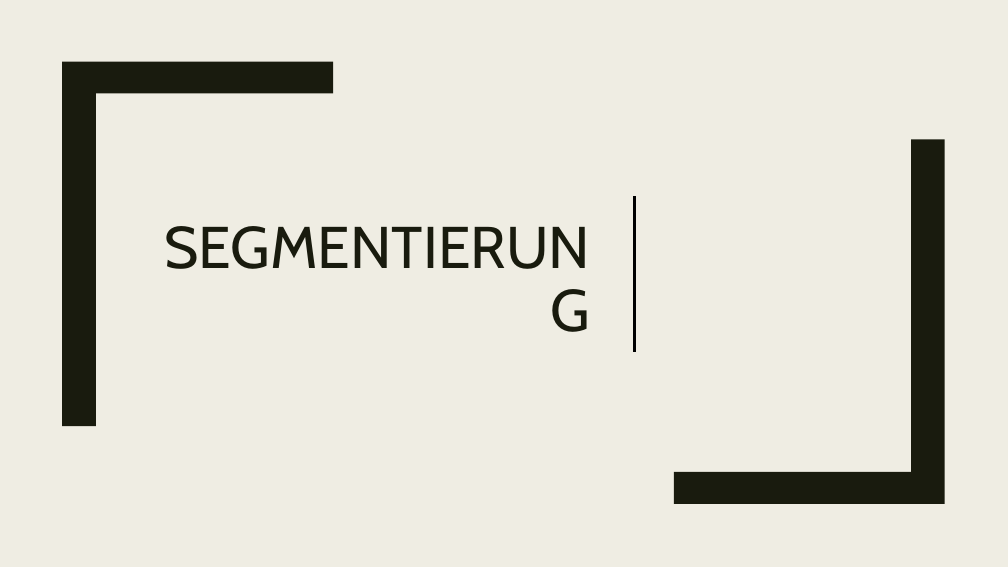
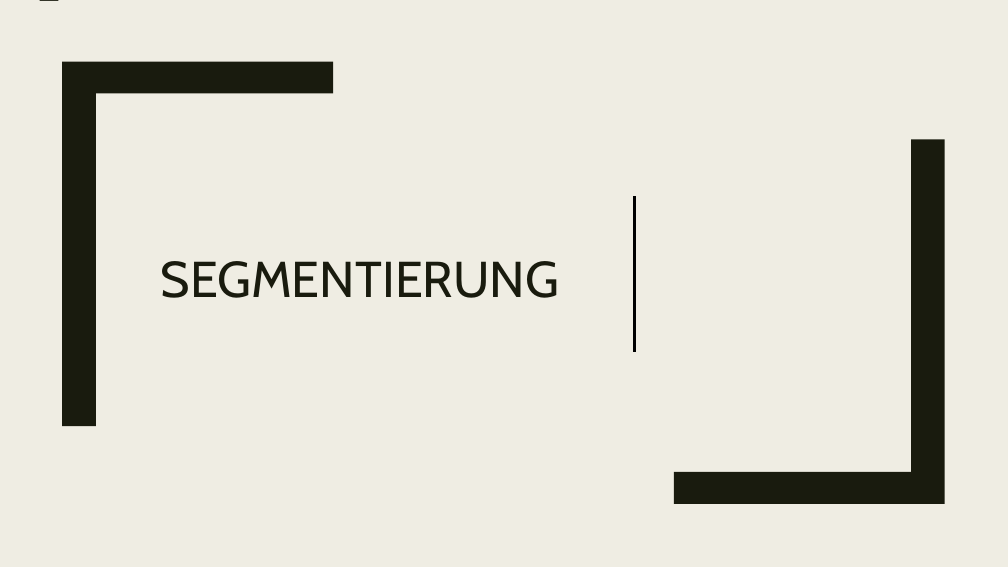
Before and after one commit to uol-mediaprocessing-201920/group-projects-hand-gesture, a slide deck: slide 5 of gesture_recognition.pptx. Drawn at 1008x567 pixels with LibreOffice and Linux fonts; fonts in the diff are those of the drawing. Boxes give left, top, right and bottom in pixels: in the first picture for what was removed or moved away, otherwise in the second. Text is boxed around its words. In the diff, an @@ line names an element or a change of style, - is before the commit and + after.

```diff
--- a/gesture_recognition.pptx
+++ b/gesture_recognition.pptx
@@ title "SEGMENTIERUNG" at bbox=[161, 261, 559, 298]: size 56 to 48 pt; alignment right to centre @@
```
Also in this commit, not shown: 5 other slides changed, 1 slide removed.
